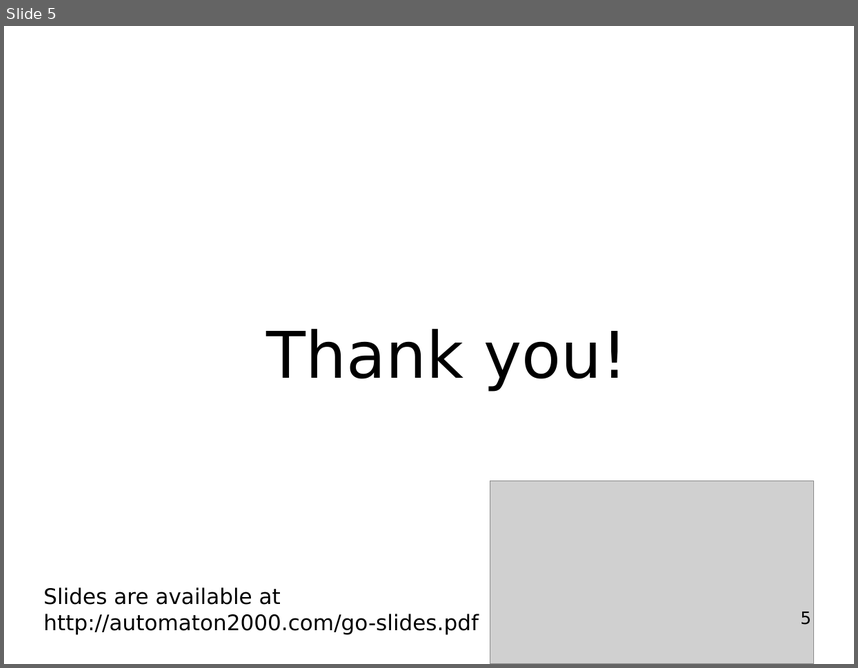
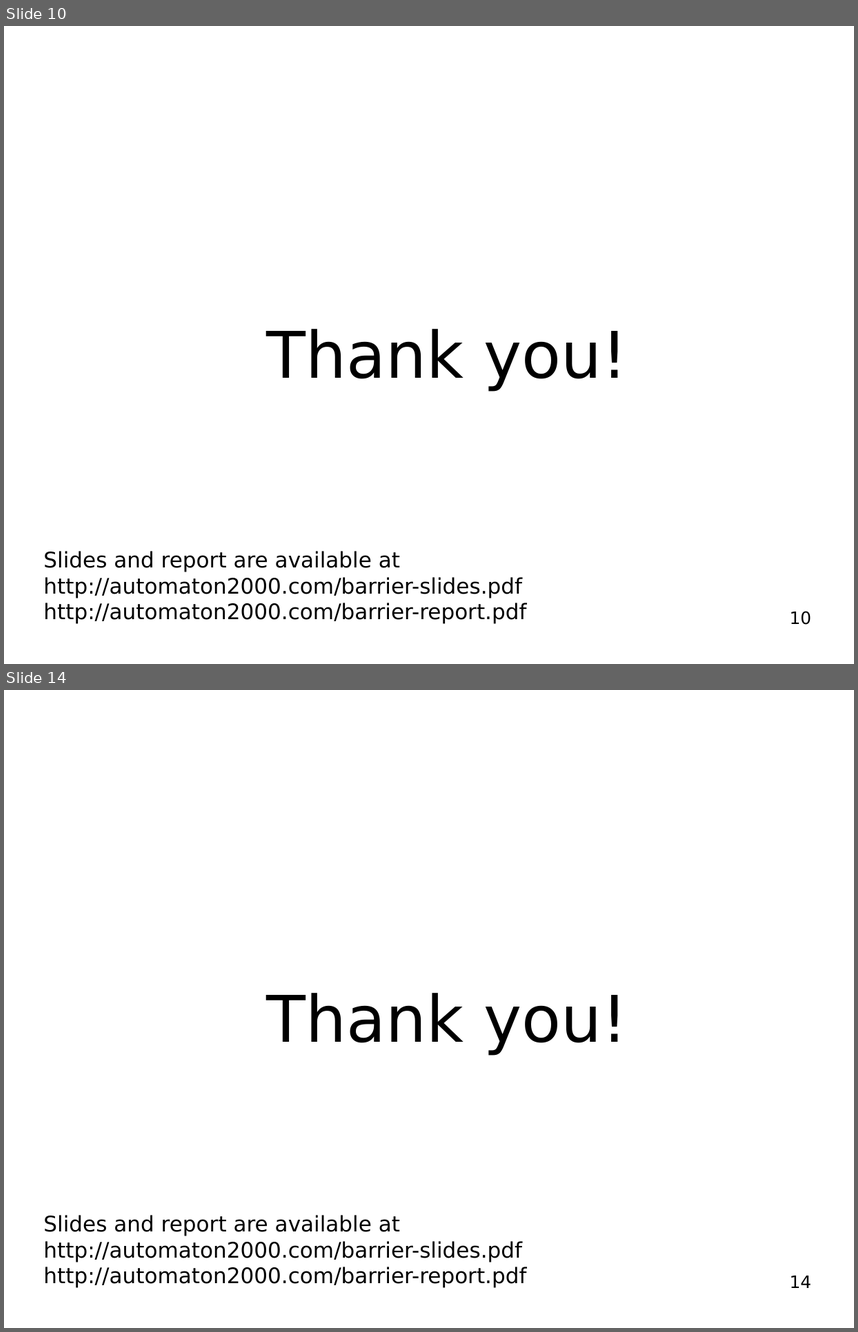
Before and after one commit to hydroo/minor-thesis-barriers, a slide deck: presentation/slides.odp. Shown one above the other, each under a label of ours: slide 5 before the commit, slides 10 and 14 after it; the slides between them are not shown. The pictures are 858x668 and 858x1332 pixels, drawn with LibreOffice and Linux fonts; fonts in the diff are those of the drawing; grey boxes stand for pictures. Boxes give left, top, right and bottom in pixels: in the first picture for what was removed or moved away, otherwise in the second. Text is boxed around its words. In the diff, an @@ line names an element or a change of style, - is before the commit and + after.

```diff
--- a/presentation/slides.odp
+++ b/presentation/slides.odp
@@ slide 14 added at (x1=4, y1=690, x2=854, y2=1328), background #FFFFFF @@
@@ text added at (x1=266, y1=993, x2=628, y2=1055), 60 pt, text #000000 @@
+Thank you!
@@ text added at (x1=43, y1=1215, x2=526, y2=1288), 20 pt, text #000000 @@
+Slides and report are available at
+http://automaton2000.com/barrier-slides.pdf
+http://automaton2000.com/barrier-report.pdf
@@ page number added at (x1=790, y1=1276, x2=812, y2=1288), 16 pt, text #000000 @@
+14
@@ what was slide 5 is now slide 10 @@
@@ slide 10 changed as well @@
@@ picture removed at (x1=490, y1=481, x2=814, y2=664) @@
@@ text at (x1=43, y1=551, x2=526, y2=624): text changed @@
-Slides are available at
-http://automaton2000.com/go-slides.pdf
+Slides and report are available at
+http://automaton2000.com/barrier-slides.pdf
+http://automaton2000.com/barrier-report.pdf
@@ page number at (x1=790, y1=611, x2=812, y2=625): text changed @@
-5
+10
```
Also in this commit, not shown: 2 other slides changed, 10 other slides added, 2 slides removed, 6 other files.
